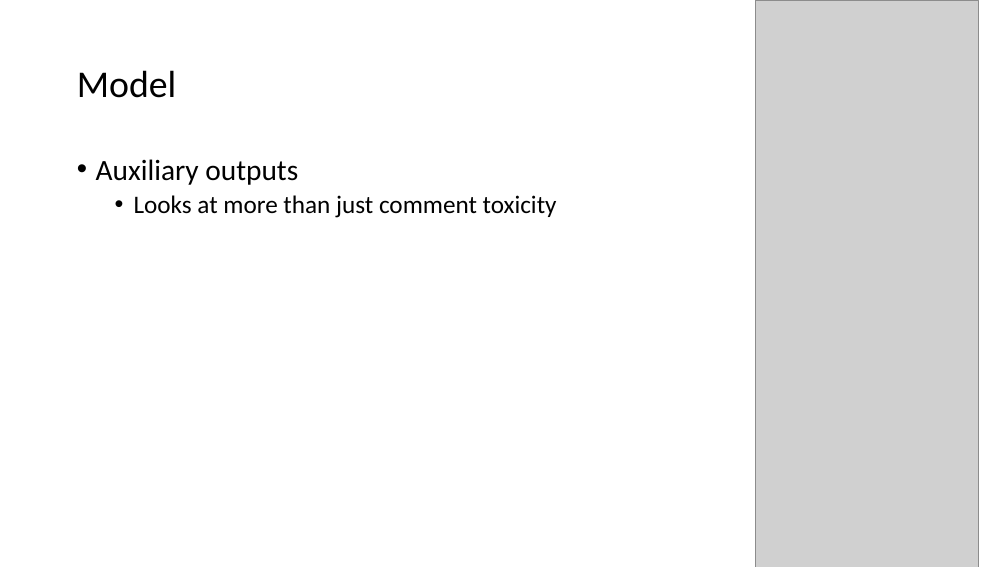
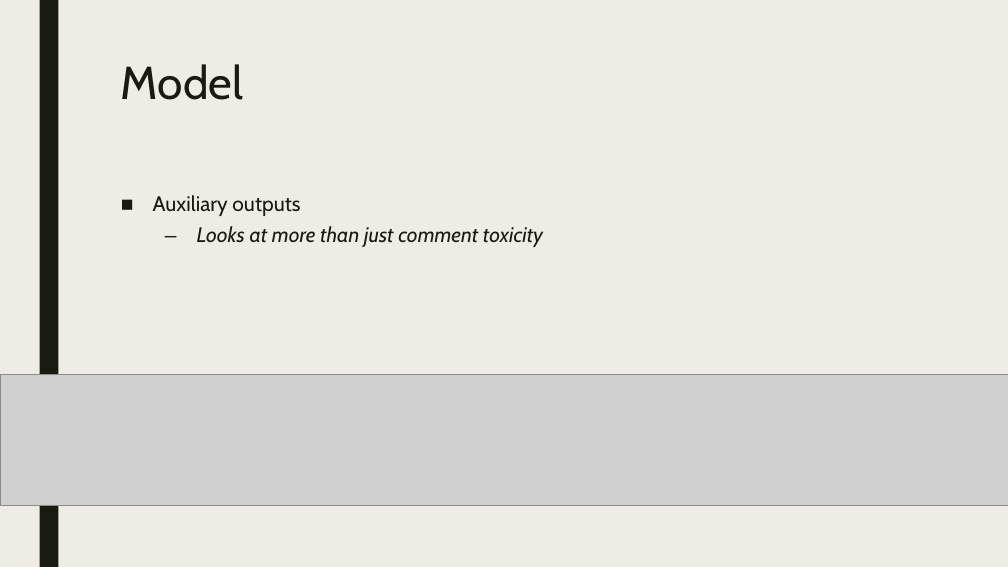
Before and after one commit to jsakhnin/NLPmodule, a slide deck: slide 13 of NLP_presentation.pptx. Drawn at 1008x567 pixels with LibreOffice and Linux fonts; fonts in the diff are those of the drawing; grey boxes stand for pictures. Boxes give left, top, right and bottom in pixels: in the first picture for what was removed or moved away, otherwise in the second. Text is boxed around its words. In the diff, an @@ line names an element or a change of style, - is before the commit and + after.

```diff
--- a/NLP_presentation.pptx
+++ b/NLP_presentation.pptx
@@ background #FFFFFF to #EFEDE3 @@
@@ rectangle added at (x1=39, y1=0, x2=58, y2=567), fill #191B0E @@
@@ picture removed at (x1=756, y1=0, x2=979, y2=567) @@
@@ title "Model" moved from (x1=77, y1=70, x2=176, y2=98) to (x1=121, y1=64, x2=244, y2=100) @@
@@ title "Model" at (x1=121, y1=64, x2=244, y2=100): size 36 to 44 pt, font Calibri to Cabin, text colour #000000 to #191B0E; line spacing 0.9 to 0.89; vertical alignment middle to top @@
@@ text "Auxiliary outputs" moved from (x1=96, y1=159, x2=557, y2=218) to (x1=153, y1=195, x2=543, y2=247) @@
@@ text "Auxiliary outputs" at (x1=153, y1=195, x2=543, y2=247): size 28 to 20 pt in "Auxiliary outputs"; font Calibri to Cabin, text colour #000000 to #191B0E; size 24 to 20 pt, italic on in "Looks at more than just comment toxicity"; bullet • to ■; line spacing 0.9 to 0.94; more space between paragraphs; bullet • to – @@
@@ picture added at (x1=0, y1=375, x2=1008, y2=505) @@
```
Also in this commit, not shown: 15 other slides changed, 1 slide added, 1 slide removed.
